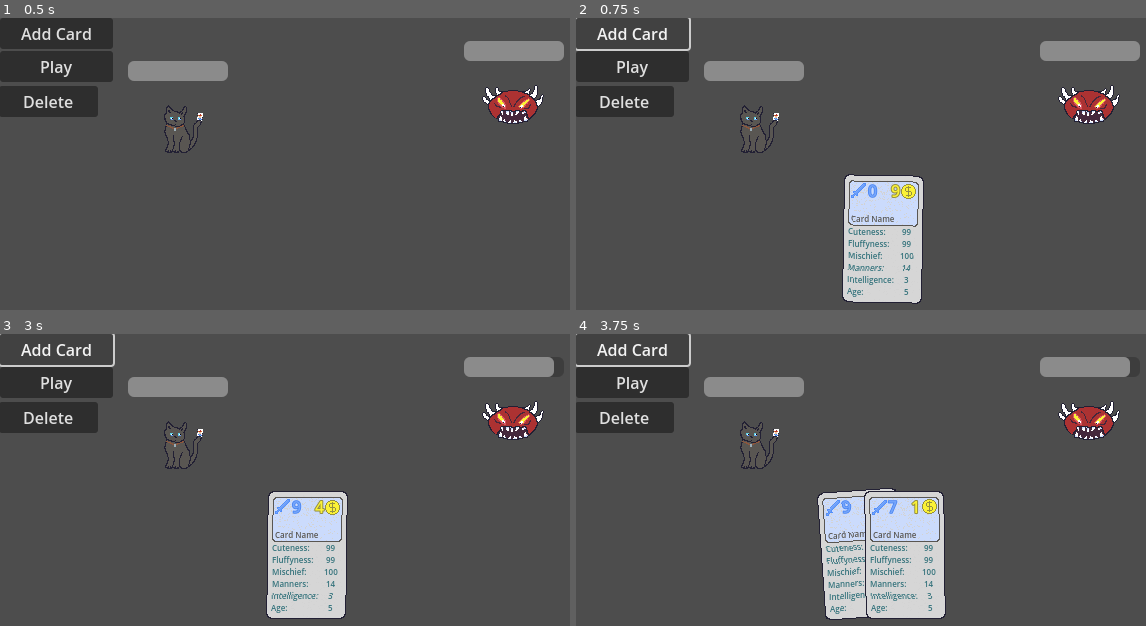
Above: before the commit, frames 1-4 (two rows, left to right).
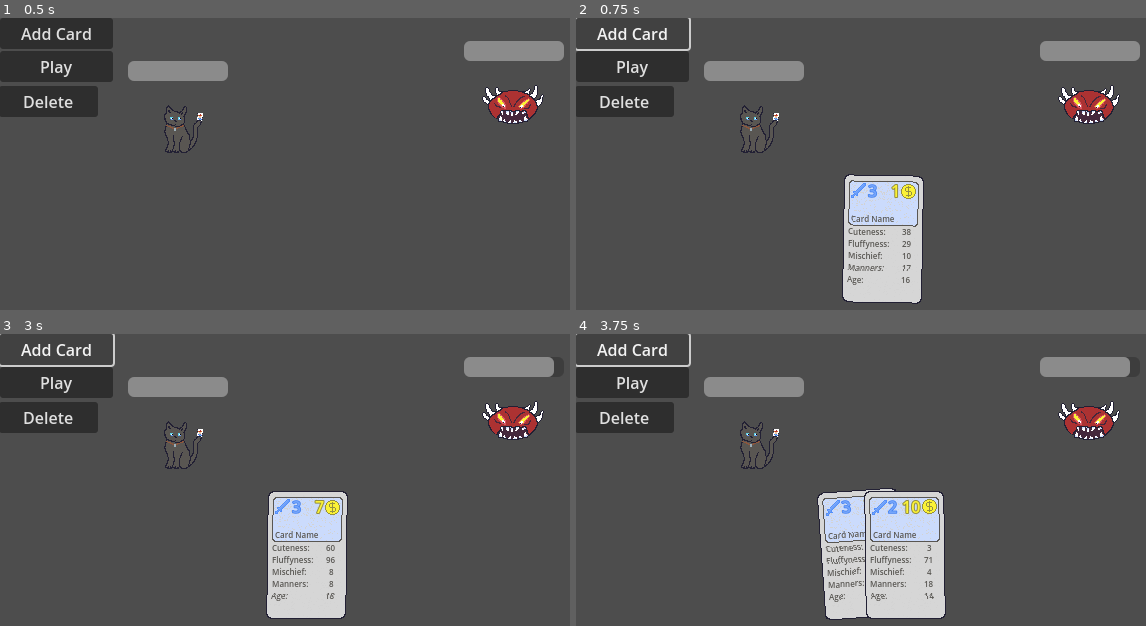
Above: after the commit, the same moments.

Repository: zcbntr/bucinum
Game: Godot game, scene res://scenes/main.tscn
Two runs of this game, one before a commit and one after it. Both use one fixed random seed, a clock stepped at 60 frames per second and the inputs below.
Inputs:
- Up to frame 1 (0.5 s): no input
- Up to frame 2 (0.75 s): click "Add Card" at 0.5 s
- Up to frame 3 (3 s): click "Play" at 1.25 s; click "Play" at 2 s; click "Add Card" at 2.75 s
- Up to frame 4 (3.75 s): click "Add Card" at 3.5 s

Frame 1 is identical in both runs. In frame 2, 0.6% of the frame differs, in the area x 47-60%, y 56-96%; in frame 3, 0.6%; in frame 4, 1.0%, in the area x 43-64%, y 56-96%.

Commit message:
Add category variables

Diff:
--- a/scenes/card.tscn
+++ b/scenes/card.tscn
@@ -28,12 +28,12 @@
 [sub_resource type="LabelSettings" id="LabelSettings_gy8yp"]
 line_spacing = 0.0
 font_size = 8
-font_color = Color(0.2, 0.447059, 0.482353, 1)
+font_color = Color(0.345098, 0.337255, 0.321569, 1)
 
 [sub_resource type="LabelSettings" id="LabelSettings_5524n"]
 line_spacing = 0.0
 font_size = 8
-font_color = Color(0.2, 0.447059, 0.482353, 1)
+font_color = Color(0.345098, 0.337255, 0.321569, 1)
 
 [node name="Card" type="Node2D" node_paths=PackedStringArray("action")]
 script = ExtResource("1_q183m")
@@ -89,6 +89,7 @@
 [node name="ClickableArea" type="Area2D" parent="."]
 
 [node name="CollisionShape2D" type="CollisionShape2D" parent="ClickableArea"]
+visible = false
 shape = SubResource("RectangleShape2D_hxmh3")
 
 [node name="CardAction" type="Node2D" parent="."]
@@ -109,7 +110,7 @@
 Age:"
 label_settings = SubResource("LabelSettings_gy8yp")
 
-[node name="Label" type="Label" parent="Categories"]
+[node name="CategoryStatsLbl" type="Label" parent="Categories"]
 offset_left = 14.0
 offset_top = -13.0
 offset_right = 35.0
--- a/scripts/card.gd
+++ b/scripts/card.gd
@@ -4,6 +4,14 @@
 signal mouse_exited(card: Card)
 
 @export var action: Node2D
+
+@export var stats: Dictionary = {
+	"Cuteness": 99,
+	"Fluffyness": 99,
+	"Mischief": 100,
+	"Manners": 14,
+	"Age": 5
+}
 
 @export var card_name: String = "Card Name"
 @export var card_description: String = "Card Description"
@@ -15,16 +23,19 @@
 @onready var damage_lbl: Label = $DamageDisplay/DamageLbl
 @onready var name_lbl: Label = $NameDisplay/NameLbl
 @onready var base_sprite: Sprite2D = $BaseCardSprite
+@onready var categories_names_lbl: Label = $Categories/CategoryNamesLbl
+@onready var categories_stats_lbl: Label = $Categories/CategoryStatsLbl
 
 # Called when the node enters the scene tree for the first time.
 func _ready() -> void:
 	pass
 
-func set_values(_name: String, _description: String, _cost: int, _damage: int) -> void:
+func set_values(_name: String, _description: String, _cost: int, _damage: int, _stats: Dictionary) -> void:
 	card_name = _name
 	card_description = _description
 	card_cost = _cost
 	card_damage = _damage
+	stats = _stats
 
 func set_card_name(_name: String) -> void:
 	card_name = _name
@@ -53,6 +64,18 @@
 
 	if name_lbl.get_text() != card_name:
 		name_lbl.set_text(card_name)
+
+#	CBA to check if it needs doing, just do it
+	var categories_name_lbl_string: String = ''
+	var categories_stats_lbl_string: String = ''
+	for category_name in stats.keys():
+		categories_name_lbl_string += str(category_name) + ":\n"
+
+	for category_stat in stats.values():
+		categories_stats_lbl_string += str(category_stat) + "\n"
+
+	categories_names_lbl.set_text(categories_name_lbl_string)
+	categories_stats_lbl.set_text(categories_stats_lbl_string)
 
 	visible = true
 
--- a/scripts/deck_and_hand.gd
+++ b/scripts/deck_and_hand.gd
@@ -17,9 +17,16 @@
 func _on_create_card_button_pressed() -> void:
 	var card = card_scene.instantiate()
 	var rng = RandomNumberGenerator.new()
-	var cost = rng.randi_range(0, 10)
-	var damage = rng.randi_range(0, 10)
-	card.set_values("Card Name", "Card Description", cost, damage)
+	var cost = rng.randi_range(1, 10)
+	var damage = rng.randi_range(1, 10)
+	var stats: Dictionary = {
+		"Cuteness": rng.randi_range(1, 100),
+		"Fluffyness": rng.randi_range(1, 100),
+		"Mischief": rng.randi_range(1, 10),
+		"Manners": rng.randi_range(1, 20),
+		"Age": rng.randi_range(1, 22)
+	}
+	card.set_values("Card Name", "Card Description", cost, damage, stats)
 	hand.add_card(card)
 
 func _on_play_button_pressed() -> void:
